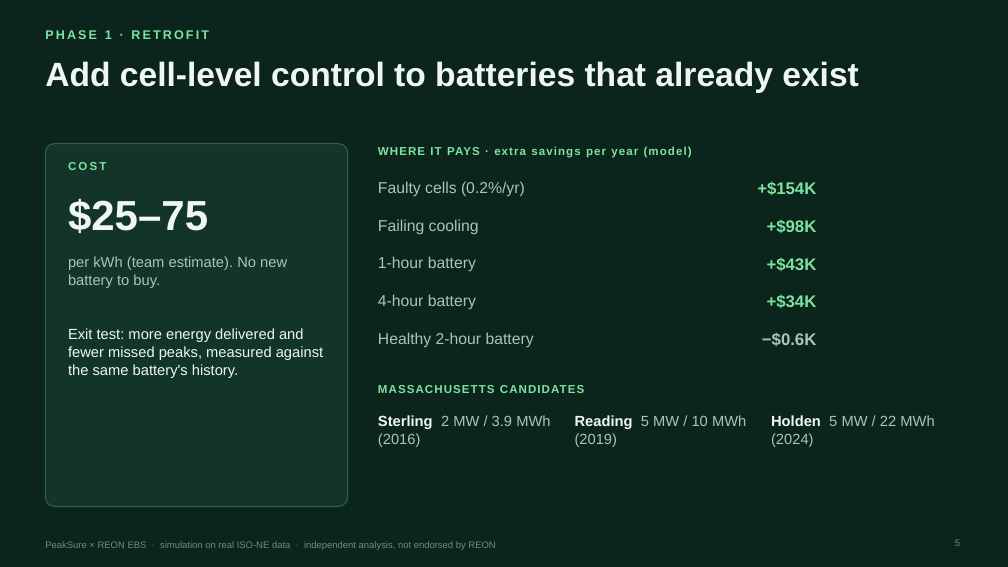
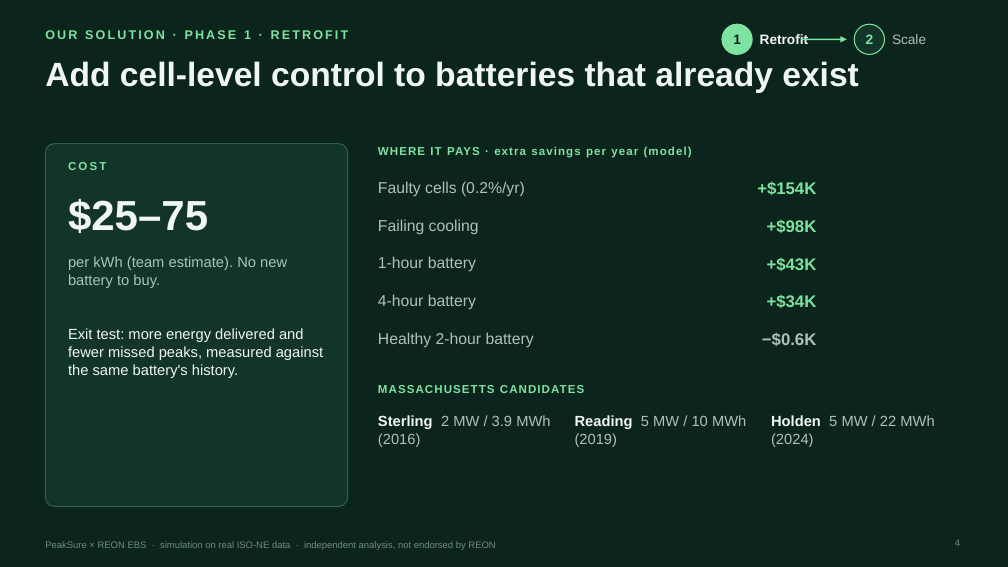
Before and after one commit to Bakdaulet-omeraiuly/peaksure, a slide deck: slide 4 of submission/PeakSure_deck.pptx (slide 5 before the commit). Drawn at 1008x567 pixels with LibreOffice and Linux fonts; fonts in the diff are those of the drawing. Boxes give left, top, right and bottom in pixels: in the first picture for what was removed or moved away, otherwise in the second. Text is boxed around its words. In the diff, an @@ line names an element or a change of style, - is before the commit and + after.

```diff
--- a/submission/PeakSure_deck.pptx
+++ b/submission/PeakSure_deck.pptx
@@ ellipse added at bbox=[722, 24, 752, 54], fill #7EE2A0, outline #7EE2A0 1 pt @@
@@ ellipse added at bbox=[854, 24, 885, 54], fill #123429, outline #7EE2A0 1 pt @@
@@ text at bbox=[45, 30, 349, 39]: text changed @@
-PHASE 1 · RETROFIT
+OUR SOLUTION · PHASE 1 · RETROFIT
@@ text added at bbox=[733, 34, 741, 44], 13 pt, text #0B241C, bold @@
+1
@@ text added at bbox=[760, 34, 808, 44], 13 pt, text #F0F6F3, bold @@
+Retrofit
@@ arrow added from (802, 39) to (847, 39), #7EE2A0 1.5 pt @@
@@ text added at bbox=[866, 34, 874, 44], 13 pt, text #7EE2A0, bold @@
+2
@@ text added at bbox=[892, 34, 926, 44], 13 pt, text #AAC4B9 @@
+Scale
@@ page number at bbox=[955, 539, 960, 546]: text changed @@
-5
+4
```
Also in this commit, not shown: 5 other slides changed, 2 slides removed, 3 other files.
